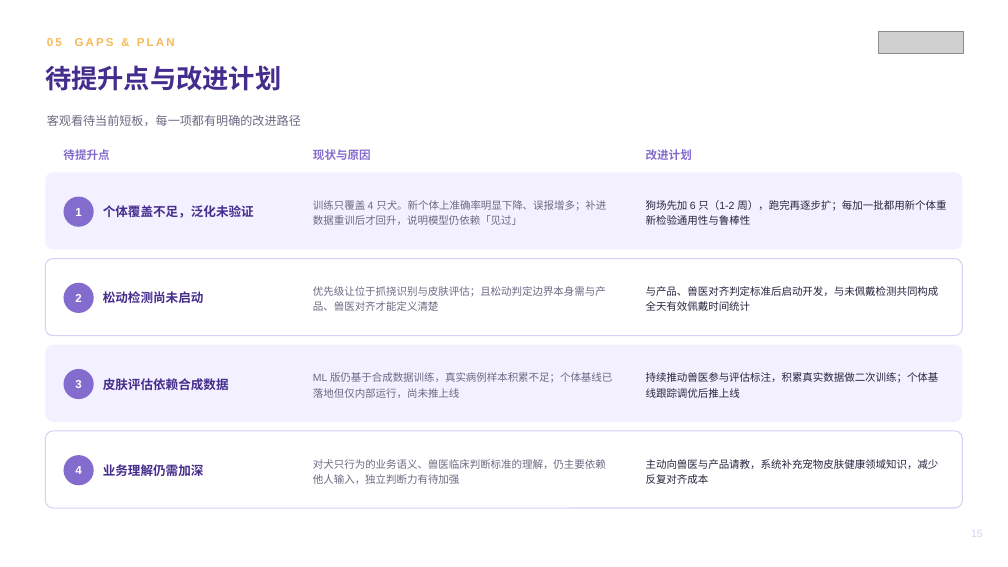
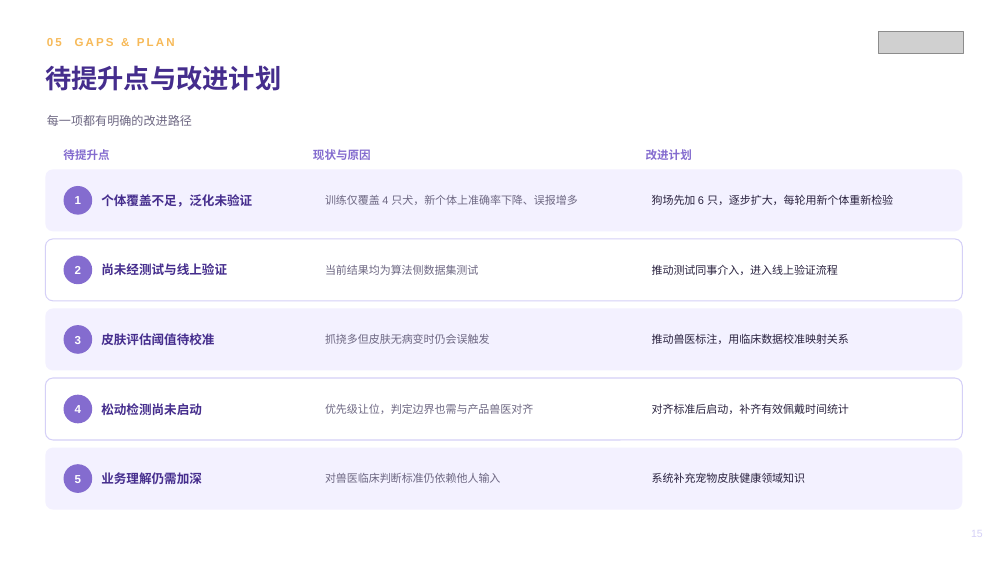
Before and after one commit to zhuyetuo/workplace_soft_skills, a slide deck: slide 15 of 转正述职/转正述职报告-朱业拓.pptx. Drawn at 1008x567 pixels with LibreOffice and Linux fonts; fonts in the diff are those of the drawing; grey boxes stand for pictures. Boxes give left, top, right and bottom in pixels: in the first picture for what was removed or moved away, otherwise in the second. Text is boxed around its words. In the diff, an @@ line names an element or a change of style, - is before the commit and + after.

```diff
--- a/转正述职/转正述职报告-朱业拓.pptx
+++ b/转正述职/转正述职报告-朱业拓.pptx
@@ text at box(47, 115, 192, 126): text changed @@
-客观看待当前短板，每一项都有明确的改进路径
+每一项都有明确的改进路径
@@ rounded rectangle: place and size @@
-rounded rectangle at box(45, 172, 963, 250)
+rounded rectangle at box(45, 169, 963, 231)
@@ text "1": place and size @@
-text "1" at box(75, 208, 81, 216)
+text "1" at box(75, 196, 81, 204)
@@ ellipse: place and size @@
-ellipse at box(64, 197, 94, 227)
+ellipse at box(64, 186, 92, 215)
@@ text "个体覆盖不足，泛化未验证": place and size @@
-text "个体覆盖不足，泛化未验证" at box(103, 205, 254, 218)
+text "个体覆盖不足，泛化未验证" at box(101, 194, 252, 207)
@@ text at box(325, 195, 577, 205): text changed; size 10 to 10.5 pt @@
-训练只覆盖 4 只犬。新个体上准确率明显下降、误报增多；补进数据重训后才回升，说明模型仍依赖「见过」
+训练仅覆盖 4 只犬，新个体上准确率下降、误报增多
@@ text at box(652, 194, 893, 205): text changed; size 10 to 10.5 pt @@
-狗场先加 6 只（1-2 周），跑完再逐步扩；每加一批都用新个体重新检验通用性与鲁棒性
+狗场先加 6 只，逐步扩大，每轮用新个体重新检验
@@ rounded rectangle: place and size @@
-rounded rectangle at box(45, 259, 963, 336)
+rounded rectangle at box(45, 239, 963, 301)
@@ text "2": place and size @@
-text "2" at box(75, 294, 81, 302)
+text "2" at box(75, 266, 81, 274)
@@ ellipse: place and size @@
-ellipse at box(64, 283, 94, 313)
+ellipse at box(64, 256, 92, 284)
@@ text added at box(101, 263, 227, 275), 12 pt, text #452D8D, bold @@
+尚未经测试与线上验证
@@ text at box(325, 265, 478, 275): text changed; size 10 to 10.5 pt @@
-优先级让位于抓挠识别与皮肤评估；且松动判定边界本身需与产品、兽医对齐才能定义清楚
+当前结果均为算法侧数据集测试
@@ text at box(652, 265, 838, 275): text changed; size 10 to 10.5 pt @@
-与产品、兽医对齐判定标准后启动开发，与未佩戴检测共同构成全天有效佩戴时间统计
+推动测试同事介入，进入线上验证流程
@@ rounded rectangle: place and size @@
-rounded rectangle at box(45, 345, 963, 422)
+rounded rectangle at box(45, 309, 963, 371)
@@ text "3": place and size @@
-text "3" at box(75, 380, 81, 388)
+text "3" at box(75, 336, 81, 344)
@@ ellipse: place and size @@
-ellipse at box(64, 369, 94, 399)
+ellipse at box(64, 325, 92, 354)
@@ text at box(101, 333, 214, 345): text changed @@
-皮肤评估依赖合成数据
+皮肤评估阈值待校准
@@ text at box(325, 334, 489, 344): text changed; size 10 to 10.5 pt @@
-ML 版仍基于合成数据训练，真实病例样本积累不足；个体基线已落地但仅内部运行，尚未推上线
+抓挠多但皮肤无病变时仍会误触发
@@ text at box(652, 333, 849, 344): text changed; size 10 to 10.5 pt @@
-持续推动兽医参与评估标注，积累真实数据做二次训练；个体基线跟踪调优后推上线
+推动兽医标注，用临床数据校准映射关系
@@ proportions changed in 4 elements at box(45, 169, 963, 231), box(45, 239, 963, 301), box(45, 309, 963, 371), box(45, 378, 963, 440) @@
@@ rounded rectangle: place and size @@
-rounded rectangle at box(45, 431, 963, 508)
+rounded rectangle at box(45, 378, 963, 440)
@@ text "4": place and size @@
-text "4" at box(75, 466, 81, 474)
+text "4" at box(75, 405, 81, 413)
@@ ellipse: place and size @@
-ellipse at box(64, 455, 94, 485)
+ellipse at box(64, 395, 92, 423)
@@ text "松动检测尚未启动": place and size @@
-text "松动检测尚未启动" at box(103, 291, 204, 303)
+text "松动检测尚未启动" at box(101, 403, 202, 415)
@@ text added at box(325, 404, 533, 414), 10.5 pt, text #6E6883 @@
+优先级让位，判定边界也需与产品兽医对齐
@@ text added at box(652, 403, 849, 414), 10.5 pt, text #2B2340 @@
+对齐标准后启动，补齐有效佩戴时间统计
@@ rounded rectangle added at box(45, 448, 963, 510), fill #F3F1FF @@
@@ ellipse added at box(64, 464, 92, 493), fill #846CCF @@
@@ text added at box(75, 475, 81, 483), 11 pt, text #FFFFFF, bold @@
+5
@@ text "业务理解仍需加深": place and size @@
-text "业务理解仍需加深" at box(103, 464, 204, 476)
+text "业务理解仍需加深" at box(101, 472, 202, 484)
@@ text at box(325, 473, 500, 483): text changed; size 10 to 10.5 pt @@
-对犬只行为的业务语义、兽医临床判断标准的理解，仍主要依赖他人输入，独立判断力有待加强
+对兽医临床判断标准仍依赖他人输入
@@ text at box(652, 472, 805, 483): text changed; size 10 to 10.5 pt @@
-主动向兽医与产品请教，系统补充宠物皮肤健康领域知识，减少反复对齐成本
+系统补充宠物皮肤健康领域知识
```
Also in this commit, not shown: 9 other slides changed, 1 other file.
